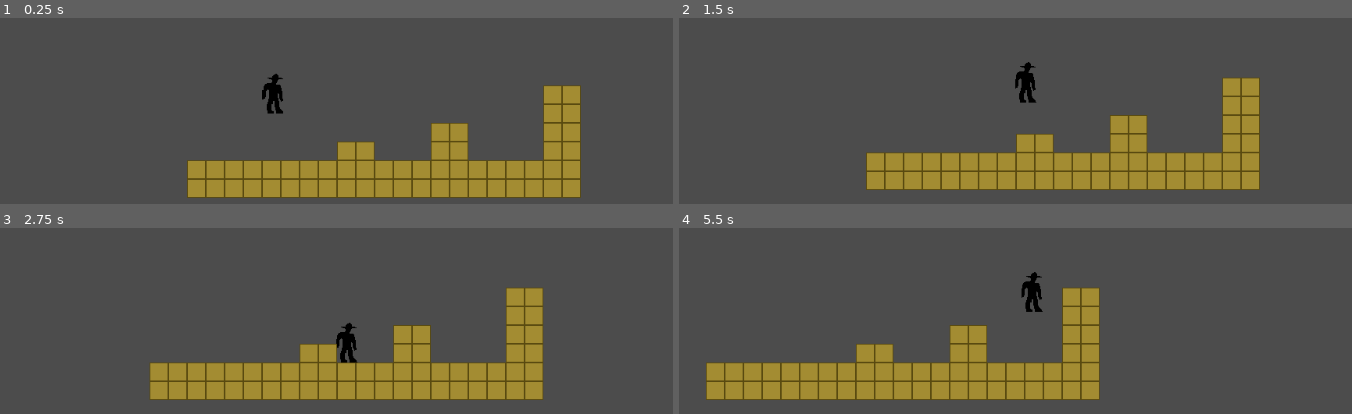
Above: before the commit, frames 1-4 (two rows, left to right).
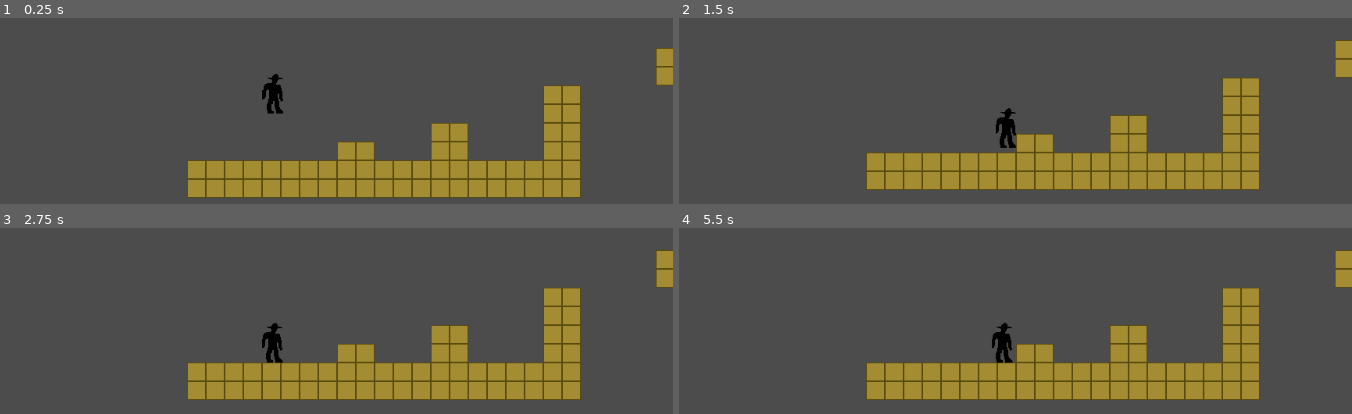
Above: after the commit, the same moments.

Repository: heroofhyla/western-game
Game: Godot game, scene res://Scenes/Game.tscn
The game is run twice, just before and just after one commit, with the same random seed, the same clock (stepped at 60 frames per second) and the same inputs.
Inputs:
- Up to frame 1 (0.25 s): no input
- Up to frame 2 (1.5 s): hold Right (move_right) from 0.53 s (still down); tap X (jump) at 0.6, 0.77, 1.07, 1.35 s
- Up to frame 3 (2.75 s): tap X (jump) at 1.52, 1.82, 2.1 s; release Right (move_right) at 2.03 s; hold Left (move_left) from 2.03 s (still down)
- Up to frame 4 (5.5 s): release Left (move_left) at 2.78 s; hold Right (move_right) 2.78-4.28 s; tap X (jump) at 2.85, 3.02, 3.32, 3.6, 3.77, 4.07, 4.35, 4.52, 4.82, 5.1 s; hold Left (move_left) 4.28-5.03 s; hold Right (move_right) from 5.03 s (still down)

The runs differ from the first frame. In frame 1, 0.5% of the frame differs, in the area x 97-100%, y 16-37%; in frame 2, 1.3%; in frame 3, 11%; in frame 4, 20%, in the area x 4-100%, y 11-93%.

Commit message:
Controllable jump height
You can release the jump button early for a shorter jump

Diff:
--- a/Scenes/Game.tscn
+++ b/Scenes/Game.tscn
@@ -87,7 +87,7 @@
 collision_mask = 1
 occluder_light_mask = 1
 format = 1
-tile_data = PoolIntArray( -196594, 0, 0, -196593, 0, 0, -131058, 0, 0, -131057, 0, 0, -65528, 0, 0, -65527, 0, 0, -65522, 0, 0, -65521, 0, 0, 3, 0, 0, 4, 0, 0, 8, 0, 0, 9, 0, 0, 14, 0, 0, 15, 0, 0, 131067, 0, 0, 131068, 0, 0, 1310 …(540 unchanged characters)…
+tile_data = PoolIntArray( -393192, 0, 0, -393191, 0, 0, -327660, 0, 0, -327659, 0, 0, -327656, 0, 0, -327655, 0, 0, -262124, 0, 0, -262123, 0, 0, -196594, 0, 0, -196593, 0, 0, -131058, 0, 0, -131057, 0, 0, -65528, 0, 0, -65527, 0, 0, -65522, 0, 0, -65521, 0, 0, -65508, 0, 0, -65507, 0, 0, -65506, 0, 0, -65505, 0, 0, -65504, 0, 0, 3, 0, 0, 4, 0, 0, 8, 0, 0, 9, 0, 0, 14, 0, 0, 15, 0, 0, 28, 0, 0, 29, 0, 0, 30, 0, 0, 31, 0, 0, 32, 0, 0, 131067, 0, 0, 131068, 0, 0, 1310 …(540 unchanged characters)…
 _sections_unfolded = [ "Cell" ]
 __meta__ = {
 "_edit_lock_": true
--- a/Scripts/Player.gd
+++ b/Scripts/Player.gd
@@ -27,6 +27,9 @@
 			velocity.y -= JUMP_SPEED
 			on_floor = false
 
+	if Input.is_action_just_released("jump"):
+		if velocity.y < - 50:
+			velocity.y /= 2
 	velocity.y += GRAVITY * delta
 
 	input = input.normalized() * SPEED
